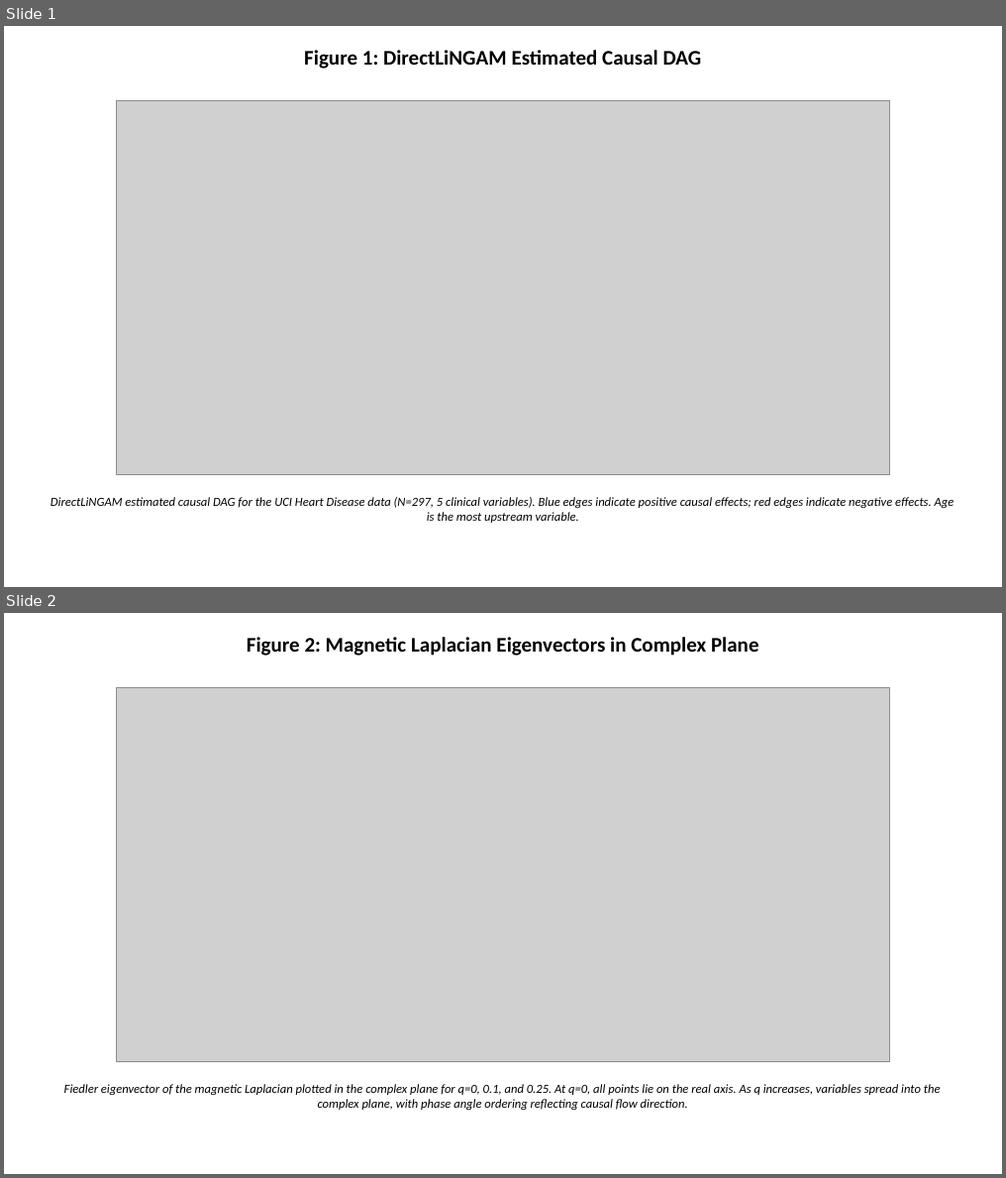
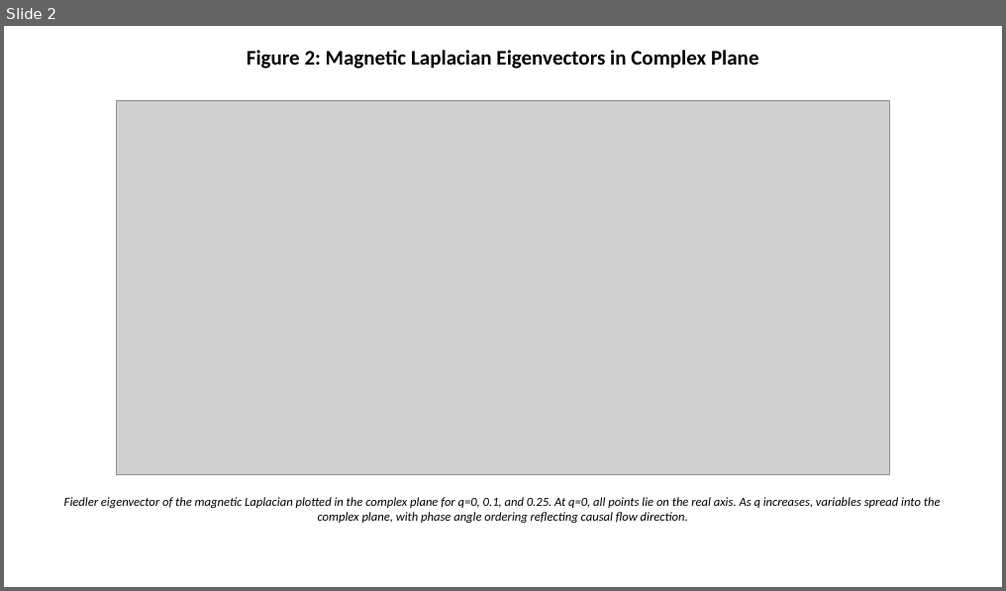
Before and after one commit to bougtoir/kotha-rct-decomposition, a slide deck: spectral-causality-jmlr/spectral_causality_figures.pptx. Shown one above the other, each under a label of ours: slides 1 and 2 before the commit, slide 2 after it. The pictures are 1006x1178 and 1006x591 pixels, drawn with LibreOffice and Linux fonts; fonts in the diff are those of the drawing; grey boxes stand for pictures. Boxes give left, top, right and bottom in pixels: in the first picture for what was removed or moved away, otherwise in the second. Text is boxed around its words. In the diff, an @@ line names an element or a change of style, - is before the commit and + after.

```diff
--- a/spectral-causality-jmlr/spectral_causality_figures.pptx
+++ b/spectral-causality-jmlr/spectral_causality_figures.pptx
@@ slide 1 removed at (4, 26, 1002, 587), background #FFFFFF @@
@@ text removed at (304, 50, 702, 69) @@
-Figure 1: DirectLiNGAM Estimated Causal DAG
@@ picture removed at (116, 101, 890, 475) @@
@@ text removed at (51, 497, 954, 523) @@
-DirectLiNGAM estimated causal DAG for the UCI Heart Disease data (N=297, 5 clinical variables). Blue edges indicate positive causal effects; red edges indicate negative effects. Age is the most upstream variable.
```
Also in this commit, not shown: 2 slides changed, 4 other slides removed, 21 other files.
